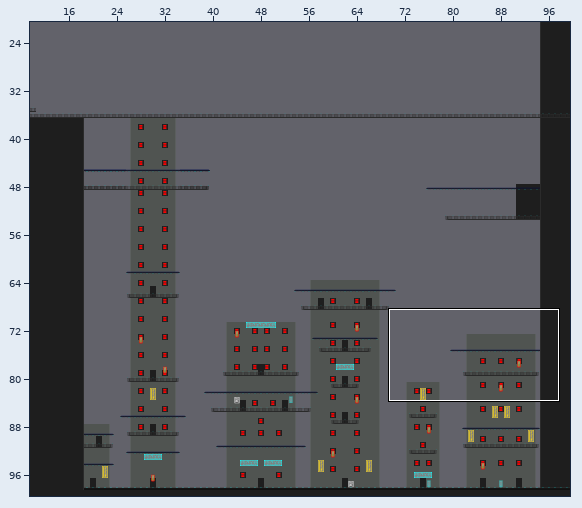
One commit to this Tiled map: Assets/Maps/market.tmx. Above, an overview of the earlier version with the close-up marked.
Close-up. Earlier state:
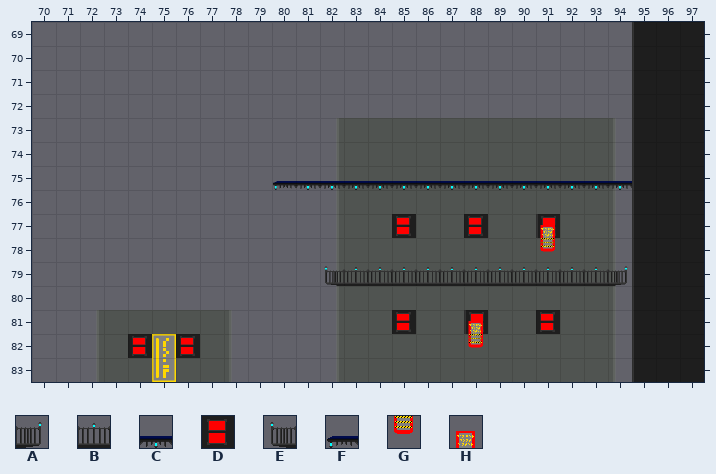
Cells are 32x32 px. Shown: x 70..97, y 69..83. The commit also changed other parts of the map, which this record leaves out.
Key: from "sunset": A 0 "balconyEdge", B 1 "balconyMiddle", C 3 "roofMiddle", D 10 "windowBlank", E 16 "balconyEdgeMirror", F 17 "RoofEdgeMirror", G 22 "dangerBottom", H 23 "dangerTop".
_ is an empty cell.
Layers that did not change in this view are not listed.
Layer "Tile Layer 1" before, first column x 70:
69 ____________________________
70 ____________________________
71 ____________________________
72 ____________________________
73 ____________________________
74 ____________________________
75 __________FCCCCCCCCCCCCCC___
76 ____________________________
77 _______________D__D__H______
78 _____________________G______
79 ____________EBBBBBBBBBBBA___
80 ____________________________
81 _______________D__H__D______
82 __________________G_________
83 ____________________________
And afterwards:
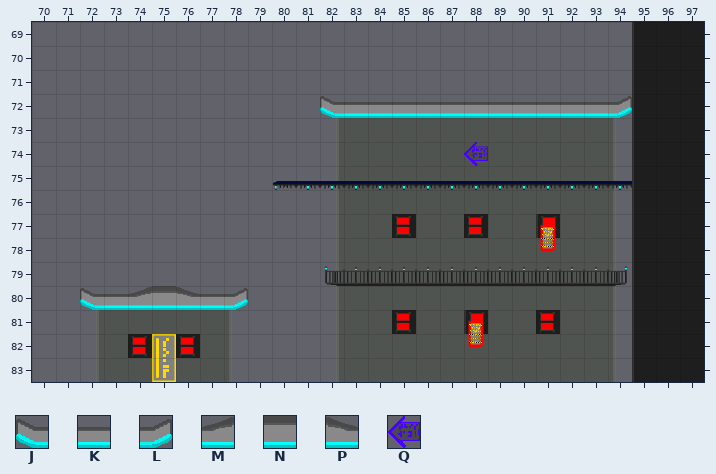
Further tiles: from "sunset": J 42 "pagotaLeft", K 43 "pagotaMiddle", L 44 "pagotaRight", M 45 "pagotaRoof", N 46 "pagotaRoofM", P 47 "pagotaRoofR", Q 68 "leftSign".
Edits made:
Layer "Tile Layer 1":
Tile J is added in row 72 at x 82; in row 80 at x 72.
Tile K is added in row 72 at x 83 to 93; in row 80 at x 73 and 77.
Tile L is added in row 72 at x 94; in row 80 at x 78.
Tile M is added in row 80 at x 74.
Tile N is added in row 80 at x 75.
Tile P is added in row 80 at x 76.
Tile Q is added in row 74 at x 88.
